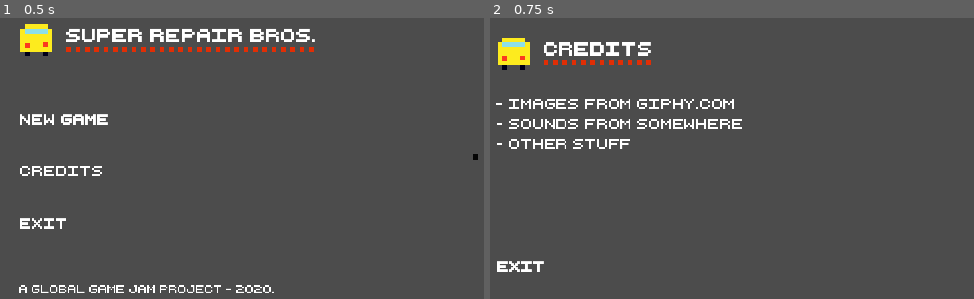
Above: before the commit, frames 1-2 (left to right).
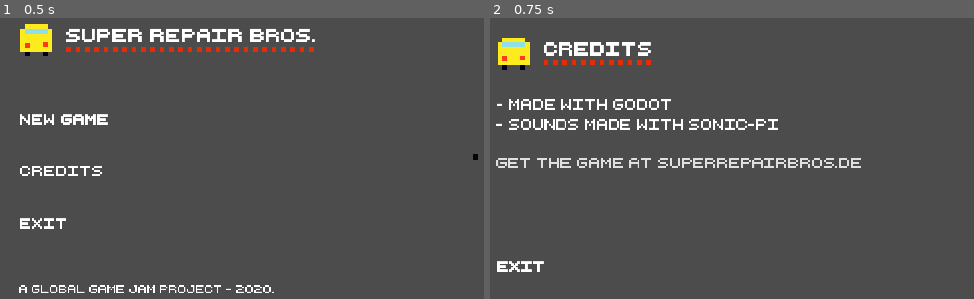
Above: after the commit, the same moments.

Repository: super-repair-bros/super-repair-bros
Game: Godot game, scene res://Scenes/TitleScreen/TitleScreen.tscn
Two runs of this game, one before a commit and one after it. Both use one fixed random seed, a clock stepped at 60 frames per second and the inputs below.
Inputs (mouse positions are in pixels of both pictures, inside the frame that each line leads up to):
- Up to frame 1 (0.5 s): no input
- Up to frame 2 (0.75 s): click (659, 172) at 0.5 s

Frame 1 is identical in both runs. In frame 2, 3.2% of the frame differs, in the area x 1-77%, y 28-54%.

Commit message:
add superrepairbros.de link to credits
add credits text
closes #21

Diff:
--- a/Scenes/Credits/Credits.gd
+++ b/Scenes/Credits/Credits.gd
@@ -18,3 +18,7 @@
 
 func _on_Exit_pressed():
 	get_tree().change_scene("res://Scenes/TitleScreen/TitleScreen.tscn")
+
+
+func _on_Link_pressed():
+	OS.shell_open('http://superrepairbros.de/')
--- a/Scenes/Credits/Credits.tscn
+++ b/Scenes/Credits/Credits.tscn
@@ -45,11 +45,18 @@
 [node name="RichTextLabel" type="Label" parent="MarginContainer/VBoxContainer2/VBoxContainer"]
 margin_top = 94.0
 margin_right = 952.0
-margin_bottom = 184.0
+margin_bottom = 153.0
 custom_fonts/font = SubResource( 1 )
-text = "- Images from giphy.com
-- Sounds from somewhere
-- Other stuff"
+text = "- Made with Godot
+- Sounds made with Sonic-Pi"
+
+[node name="Link" type="LinkButton" parent="MarginContainer/VBoxContainer2/VBoxContainer"]
+margin_top = 183.0
+margin_right = 952.0
+margin_bottom = 211.0
+custom_fonts/font = SubResource( 1 )
+text = "Get the game at superrepairbros.de"
+underline = 1
 
 [node name="Exit" type="TextureButton" parent="MarginContainer/VBoxContainer2"]
 margin_top = 328.0
@@ -62,4 +69,5 @@
 anchor_mode = 0
 current = true
 zoom = Vector2( 6, 6 )
+[connection signal="pressed" from="MarginContainer/VBoxContainer2/VBoxContainer/Link" to="." method="_on_Link_pressed"]
 [connection signal="pressed" from="MarginContainer/VBoxContainer2/Exit" to="." method="_on_Exit_pressed"]
